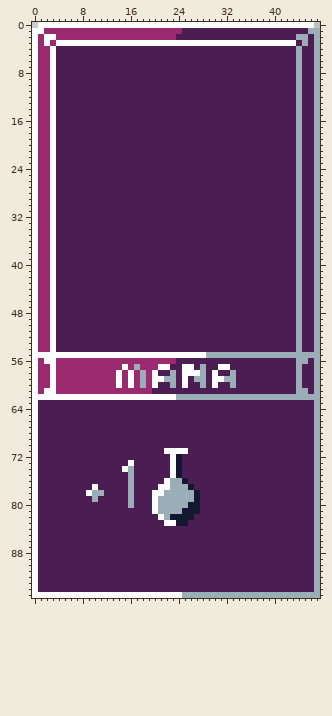
Pixel-art file: 2020-10/basic-mana.aseprite. Above, as it was before the edit.
48x96 pixels, 1 frame.
After the commit:
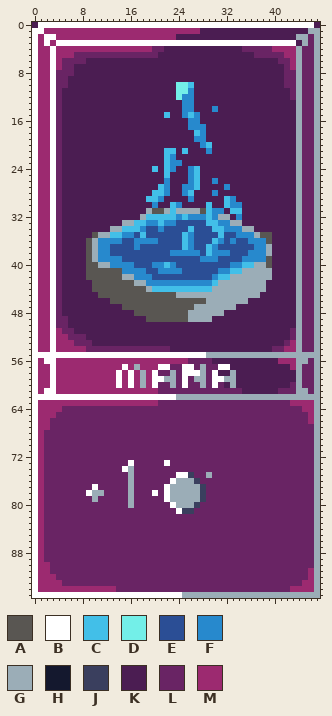
Palette (. is transparent): A #595652  B #ffffff  C #42bfe8  D #73efe8  E #2b4e95  F #2789cd  G #9badb7  H #14182e  J #3a3f5e  K #4b1d52  L #692464  M #9c2a70
Difference:
layer "base" added
layer "well art" added
layer "card layer" added
layer "card description" added
layer "Layer 1" removed
Changed rows in their new state; - is an unchanged pixel.
first column x 0:
 0 K----------------------------------------------K
 1 -------------------------MMM--------------------
 2 ----------------------------------------------L-
 3 ----------------------------------------------L-
 4 ----MMMMMMMMMMMMMMMMLL-------------LLLLLMMMM-LL-
 5 ----MMMLLLLLLLLLLLLLL----------------LLLLLMM-LL-
 6 ----MLLLL--------------------------------LLM-LL-
 7 ----MLL-----------------------------------LM-LL-
 8 ----LLL-----------------------------------LL-LL-
 9 ----LL------------------------------------LL-LL-
10 ----LL------------------DDC---------------LL-LL-
11 ----L-------------------DDF----------------L-LL-
12 ----L-------------------DFF----------------L-LL-
13 ----L--------------------FF------------------LL-
14 ----L--------------------FF---F--------------LL-
15 ----L-----------------C--FCF-----------------LL-
16 ----L---------------------FF-----------------LL-
17 ----L---------------------FFF----------------LL-
18 ----L----------------------CF----------------LL-
19 ----L----------------------FF----------------LL-
20 ----L-----------------------FC---------------LL-
21 ----L-----------------CC-C---F---------------LL-
22 ----L-----------------CF---------------------LL-
23 ----L-----------------CFF--------------------LL-
24 ----L---------------C-CF--FC-----------------LL-
25 ----L-----------------C---FC-----------------LL-
26 ----L-----------------F---FC--F--------------LL-
27 ----L----------------CF--FFC----F------------LL-
28 ----L---------------CCF--FC---F--------------LL-
29 ----L--------------CCF----F-----CF-----------LL-
30 ----L---------------F--CF----C--CFF----------LL-
31 ----L--------------GAAGCGGGGACFF-CC----------LL-
32 ----L-------------GCCCCCFCFFFCFGG-F----------LL-
33 ----L----------GGCCFFCFFEEEEECCFFGG----------LL-
34 ----L--------GGCCCFEEFEEEECEEECCFFFGG--------LL-
35 ----L-----AGGCCFFECEEEEEECFEEEECEEFFFGAA-----LL-
36 ----L----AGFFFFEEFFFFEEEECFEEECFEFEEFFFA-----LL-
37 ----L----AGFFEEEEFEEEEEEECFEECFEEEEEEFFG-----LL-
38 ----L----AGFFEEEEEEEEEEFFFFFECFFFEEEFFFG-----LL-
39 ----L----AGFFFFEEEEEEEEEEEEEFFFEEEEFFFFA-----LL-
40 ----L----AAGGFFFFEEEFFCFEEEEEEEEEFFCCGGA-----LL-
41 ----L----AAAAAAFFFFEEFFFFEEEEEEFFCCGGGGG-----LL-
42 ----L----AAAAAAGGFFFEEEEEEEEEEFCCGGGGGGG-----LL-
43 ----L-----AAAAAAAGGFFFFFFFFFFFCGGGGGGGG------LL-
44 ----L-----AAAAAAAAAGCCCCCCCCCCGGGGGGGGG------LL-
45 ----L------AAAAAAAAAAAAAGGGGGGGGGGGGGG-------LL-
46 ----L--------AAAAAAAAAAAAAAAAGGGGGGG---------LL-
47 ----L----------AAAAAAAAAAAAGGGGGGG-----------LL-
48 ----L------------AAAAAAAAAGGGGGG-------------LL-
49 ----LL-------------AAAAAAAGGGG---------------LL-
50 ----LL---------------------------------------LL-
51 ----MLL------------------------------------L-LL-
52 ----MMLLL----------------------------------L-LL-
53 ----MMMLLL--------------------------------LM-LL-
54 ----MMMMMLLLLLLLLLLLLLL-----------------LLMM-LL-
56 ------------------------MMLLLL-----------MMM--L-
57 -----------------------LL--L-LL------------M-LL-
58 ---------------------LL-L----L---------------LL-
59 ------------------------L-L--L---------------LL-
60 ---------------------LL-L-LL-L-L-----------L-LL-
61 --------------------MLLLLLLLLLLLLLL------LLL--L-
63 -MMMMMMMMMMMMMMMMMMMMLLLLLLLLLLLLLLLLLLLLLLMMMM-
64 -MMMMLLLLLLLLLLLLLLLLLLLLLLLLLLLLLLLLLLLLLLLLMM-
65 -MMMLLLLLLLLLLLLLLLLLLLLLLLLLLLLLLLLLLLLLLLLLLM-
66 -MMLLLLLLLLLLLLLLLLLLLLLLLLLLLLLLLLLLLLLLLLLLLM-
67 -MMLLLLLLLLLLLLLLLLLLLLLLLLLLLLLLLLLLLLLLLLLLLL-
68 -MLLLLLLLLLLLLLLLLLLLLLLLLLLLLLLLLLLLLLLLLLLLLL-
69 -MLLLLLLLLLLLLLLLLLLLLLLLLLLLLLLLLLLLLLLLLLLLLL-
70 -MLLLLLLLLLLLLLLLLLLLLLLLLLLLLLLLLLLLLLLLLLLLLL-
71 -MLLLLLLLLLLLLLLLLLLLLLLLLLLLLLLLLLLLLLLLLLLLLL-
72 -MLLLLLLLLLLLLLLLLLLLLLLLLLLLLLLLLLLLLLLLLLLLLL-
73 -MLLLLLLLLLLLLLL-LLLLLBLLLLLLLLLLLLLLLLLLLLLLLL-
74 -MLLLLLLLLLLLLL--LLLLLLLLLLLLLLLLLLLLLLLLLLLLLL-
75 -MLLLLLLLLLLLLLL-LLLLLLLBBJLLGLLLLLLLLLLLLLLLLL-
76 -MLLLLLLLLLLLLLL-LLLLLLB-GGJLLLLLLLLLLLLLLLLLLL-
77 -MLLLLLLLL-LLLLL-LLLLL----GGJLLLLLLLLLLLLLLLLLL-
78 -MLLLLLLL---LLLL-LLL-LB----GJLLLLLLLLLLLLLLLLLL-
79 -MLLLLLLLL-LLLLL-LLLLLB----GJLLLLLLLLLLLLLLLLLL-
80 -MLLLLLLLLLLLLLL-LLLLLLB--GJLLLLLLLLLLLLLLLLLLL-
81 -MLLLLLLLLLLLLLLLLLLLLLLBJJLLLLLLLLLLLLLLLLLLLL-
82 -MLLLLLLLLLLLLLLLLLLLLLLLLLLLLLLLLLLLLLLLLLLLLL-
83 -MLLLLLLLLLLLLLLLLLLLLLLLLLLLLLLLLLLLLLLLLLLLLL-
84 -MLLLLLLLLLLLLLLLLLLLLLLLLLLLLLLLLLLLLLLLLLLLLL-
85 -MLLLLLLLLLLLLLLLLLLLLLLLLLLLLLLLLLLLLLLLLLLLLL-
86 -MLLLLLLLLLLLLLLLLLLLLLLLLLLLLLLLLLLLLLLLLLLLLL-
87 -MLLLLLLLLLLLLLLLLLLLLLLLLLLLLLLLLLLLLLLLLLLLLL-
88 -MLLLLLLLLLLLLLLLLLLLLLLLLLLLLLLLLLLLLLLLLLLLLL-
89 -MLLLLLLLLLLLLLLLLLLLLLLLLLLLLLLLLLLLLLLLLLLLLL-
90 -MMLLLLLLLLLLLLLLLLLLLLLLLLLLLLLLLLLLLLLLLLLLLL-
91 -MMLLLLLLLLLLLLLLLLLLLLLLLLLLLLLLLLLLLLLLLLLLLM-
92 -MMMLLLLLLLLLLLLLLLLLLLLLLLLLLLLLLLLLLLLLLLLLLM-
93 -MMMMLLLLLLLLLLLLLLLLLLLLLLLLLLLLLLLLLLLLLLLLMM-
94 -MMMMMMMMMMMMMLLLLLLLLLLLLLLLLLLLLLLLLLLLLLMMMM-
Boxes around the changes in both pictures, in picture pixels (x1, y1, x2, y2):
changed: (32, 22, 320, 592)
